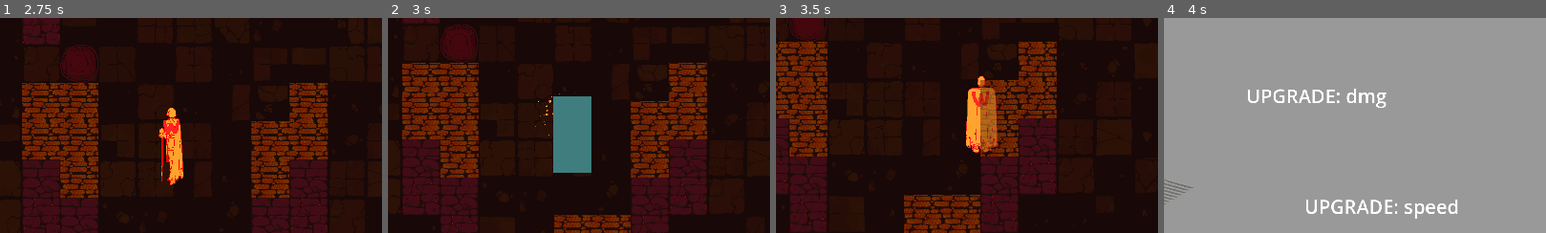
Above: before the commit, frames 1-4 (left to right).
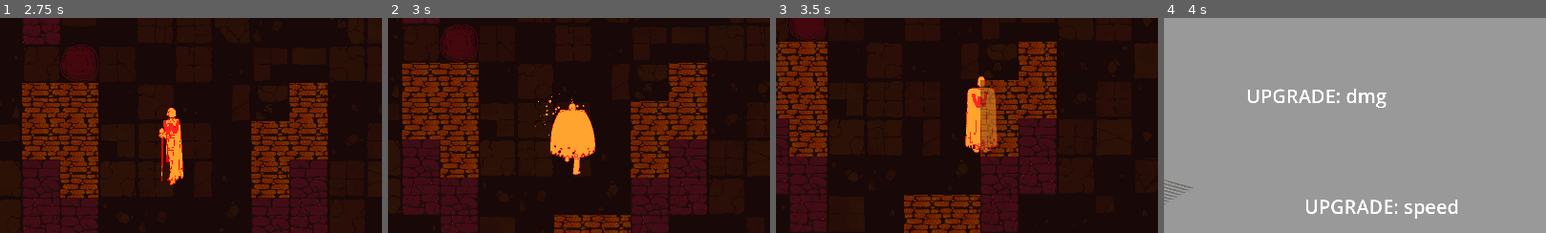
Above: after the commit, the same moments.

Repository: jible/capstone
Game: Godot game, scene res://scenes/testScenes/main_menu.tscn
The game is run twice, just before and just after one commit, with the same random seed, the same clock (stepped at 60 frames per second) and the same inputs. The engine's default icon, where the game draws it, is replaced by a stand-in: a white triangle on a blue panel in a dark square.
Inputs (mouse positions are % of the whole screen's width and height, from its top left):
- Up to frame 1 (2.75 s): click (50, 75) at 0.5 s; move the mouse to (72, 45) at 1.27 s; hold Right (right) 1.28-2.03 s; hold Space (attack) 1.28-2.03 s; move the mouse to (30, 55) at 2.02 s; hold Down (down) from 2.03 s (still down); tap Space (attack) at 2.1 s
- Up to frame 2 (3 s): move the mouse to (60, 28) at 2.77 s; release Down (down) at 2.78 s; hold Right (right) from 2.78 s (still down); hold Space (attack) from 2.78 s (still down)
- Up to frame 3 (3.5 s): keep holding Right (right); keep holding Space (attack)
- Up to frame 4 (4 s): move the mouse to (45, 70) at 3.52 s; release Right (right) at 3.53 s; release Space (attack) at 3.53 s; hold Tab (OpenUpgrades) from 3.53 s (still down); tap Space (attack) at 3.6 s
The pictures show only the part of the screen within x 29-79%, y 30-80%; the shares and areas given below are measured in that part.

Frame 1 is identical in both runs. In frame 2, 3.8% of the frame differs, in the area x 42-55%, y 36-73%; in frame 3, 0.4%; in frame 4, nothing differs.

Commit message:
currency and player attack (north and south) animations

Diff:
--- a/scenes/prefabs/collectable.tscn
+++ b/scenes/prefabs/collectable.tscn
@@ -1,13 +1,90 @@
-[gd_scene load_steps=5 format=3 uid="uid://y552t2bx22bv"]
+[gd_scene load_steps=16 format=3 uid="uid://y552t2bx22bv"]
 
 [ext_resource type="Script" path="res://scripts/collectable.gd" id="1_7ahly"]
-[ext_resource type="Texture2D" uid="uid://c7850720ld0bf" path="res://assets/sprites/currency-prototype.png" id="2_468n4"]
+[ext_resource type="Texture2D" uid="uid://dk54mnm0o8jt1" path="res://assets/spritesheets/currency.png" id="2_dgw6i"]
 [ext_resource type="Texture2D" uid="uid://btawghlpn4ah1" path="res://assets/images/particle.jpg" id="3_q4sbc"]
 
 [sub_resource type="CircleShape2D" id="CircleShape2D_be6op"]
 
+[sub_resource type="AtlasTexture" id="AtlasTexture_py6em"]
+atlas = ExtResource("2_dgw6i")
+region = Rect2(0, 0, 150, 150)
+
+[sub_resource type="AtlasTexture" id="AtlasTexture_37w46"]
+atlas = ExtResource("2_dgw6i")
+region = Rect2(150, 0, 150, 150)
+
+[sub_resource type="AtlasTexture" id="AtlasTexture_5bcq3"]
+atlas = ExtResource("2_dgw6i")
+region = Rect2(300, 0, 150, 150)
+
+[sub_resource type="AtlasTexture" id="AtlasTexture_4sy7t"]
+atlas = ExtResource("2_dgw6i")
+region = Rect2(0, 150, 150, 150)
+
+[sub_resource type="AtlasTexture" id="AtlasTexture_ecdvx"]
+atlas = ExtResource("2_dgw6i")
+region = Rect2(150, 150, 150, 150)
+
+[sub_resource type="AtlasTexture" id="AtlasTexture_433iu"]
+atlas = ExtResource("2_dgw6i")
+region = Rect2(300, 150, 150, 150)
+
+[sub_resource type="AtlasTexture" id="AtlasTexture_3s0a6"]
+atlas = ExtResource("2_dgw6i")
+region = Rect2(0, 300, 150, 150)
+
+[sub_resource type="AtlasTexture" id="AtlasTexture_r2plr"]
+atlas = ExtResource("2_dgw6i")
+region = Rect2(150, 300, 150, 150)
+
+[sub_resource type="AtlasTexture" id="AtlasTexture_fjias"]
+atlas = ExtResource("2_dgw6i")
+region = Rect2(300, 300, 150, 150)
+
+[sub_resource type="AtlasTexture" id="AtlasTexture_22xss"]
+atlas = ExtResource("2_dgw6i")
+region = Rect2(0, 450, 150, 150)
+
+[sub_resource type="SpriteFrames" id="SpriteFrames_ttv1t"]
+animations = [{
+"frames": [{
+"duration": 1.0,
+"texture": SubResource("AtlasTexture_py6em")
+}, {
+"duration": 1.0,
+"texture": SubResource("AtlasTexture_37w46")
+}, {
+"duration": 1.0,
+"texture": SubResource("AtlasTexture_5bcq3")
+}, {
+"duration": 1.0,
+"texture": SubResource("AtlasTexture_4sy7t")
+}, {
+"duration": 1.0,
+"texture": SubResource("AtlasTexture_ecdvx")
+}, {
+"duration": 1.0,
+"texture": SubResource("AtlasTexture_433iu")
+}, {
+"duration": 1.0,
+"texture": SubResource("AtlasTexture_3s0a6")
+}, {
+"duration": 1.0,
+"texture": SubResource("AtlasTexture_r2plr")
+}, {
+"duration": 1.0,
+"texture": SubResource("AtlasTexture_fjias")
+}, {
+"duration": 1.0,
+"texture": SubResource("AtlasTexture_22xss")
+}],
+"loop": true,
+"name": &"default",
+"speed": 8.0
+}]
+
 [node name="Collectable" type="Area2D"]
-scale = Vector2(4, 4)
 collision_layer = 512
 collision_mask = 0
 script = ExtResource("1_7ahly")
@@ -15,8 +92,9 @@
 [node name="CollisionShape2D" type="CollisionShape2D" parent="."]
 shape = SubResource("CircleShape2D_be6op")
 
-[node name="Sprite2D" type="Sprite2D" parent="."]
-texture = ExtResource("2_468n4")
+[node name="Sprite2D" type="AnimatedSprite2D" parent="."]
+sprite_frames = SubResource("SpriteFrames_ttv1t")
+autoplay = "default"
 
 [node name="CPUParticles2D" type="CPUParticles2D" parent="."]
 scale = Vector2(0.5, 0.5)
--- a/scenes/prefabs/player/player.tscn
+++ b/scenes/prefabs/player/player.tscn
@@ -57,53 +57,77 @@
 atlas = ExtResource("3_tdv4r")
 region = Rect2(720, 480, 360, 480)
 
-[sub_resource type="AtlasTexture" id="AtlasTexture_o887s"]
-atlas = ExtResource("4_brmst")
-region = Rect2(0, 0, 360, 480)
-
-[sub_resource type="AtlasTexture" id="AtlasTexture_in5f3"]
-atlas = ExtResource("4_brmst")
-region = Rect2(360, 0, 360, 480)
-
-[sub_resource type="AtlasTexture" id="AtlasTexture_gc7ed"]
-atlas = ExtResource("4_brmst")
-region = Rect2(720, 0, 360, 480)
-
-[sub_resource type="AtlasTexture" id="AtlasTexture_tfxux"]
-atlas = ExtResource("4_brmst")
-region = Rect2(0, 480, 360, 480)
-
-[sub_resource type="AtlasTexture" id="AtlasTexture_dpua5"]
+[sub_resource type="AtlasTexture" id="AtlasTexture_12h6n"]
+atlas = ExtResource("4_brmst")
+region = Rect2(0, 0, 360, 480)
+
+[sub_resource type="AtlasTexture" id="AtlasTexture_hcn3k"]
+atlas = ExtResource("4_brmst")
+region = Rect2(360, 0, 360, 480)
+
+[sub_resource type="AtlasTexture" id="AtlasTexture_ea4vm"]
+atlas = ExtResource("4_brmst")
+region = Rect2(720, 0, 360, 480)
+
+[sub_resource type="AtlasTexture" id="AtlasTexture_c8u5i"]
+atlas = ExtResource("4_brmst")
+region = Rect2(1080, 0, 360, 480)
+
+[sub_resource type="AtlasTexture" id="AtlasTexture_utqtm"]
+atlas = ExtResource("4_brmst")
+region = Rect2(0, 480, 360, 480)
+
+[sub_resource type="AtlasTexture" id="AtlasTexture_qiftu"]
 atlas = ExtResource("4_brmst")
 region = Rect2(360, 480, 360, 480)
 
-[sub_resource type="AtlasTexture" id="AtlasTexture_e1l4p"]
+[sub_resource type="AtlasTexture" id="AtlasTexture_ynyj6"]
 atlas = ExtResource("4_brmst")
 region = Rect2(720, 480, 360, 480)
 
-[sub_resource type="AtlasTexture" id="AtlasTexture_ub7mt"]
-atlas = ExtResource("5_q67vo")
-region = Rect2(0, 0, 360, 480)
-
-[sub_resource type="AtlasTexture" id="AtlasTexture_r62du"]
-atlas = ExtResource("5_q67vo")
-region = Rect2(360, 0, 360, 480)
-
-[sub_resource type="AtlasTexture" id="AtlasTexture_q1xrw"]
-atlas = ExtResource("5_q67vo")
-region = Rect2(720, 0, 360, 480)
-
-[sub_resource type="AtlasTexture" id="AtlasTexture_0f2tk"]
-atlas = ExtResource("5_q67vo")
-region = Rect2(0, 480, 360, 480)
-
-[sub_resource type="AtlasTexture" id="AtlasTexture_ogb8c"]
+[sub_resource type="AtlasTexture" id="AtlasTexture_bwh5s"]
+atlas = ExtResource("4_brmst")
+region = Rect2(1080, 480, 360, 480)
+
+[sub_resource type="AtlasTexture" id="AtlasTexture_mu1gg"]
+atlas = ExtResource("4_brmst")
+region = Rect2(0, 960, 360, 480)
+
+[sub_resource type="AtlasTexture" id="AtlasTexture_8uiuo"]
+atlas = ExtResource("5_q67vo")
+region = Rect2(0, 0, 360, 480)
+
+[sub_resource type="AtlasTexture" id="AtlasTexture_78qtv"]
+atlas = ExtResource("5_q67vo")
+region = Rect2(360, 0, 360, 480)
+
+[sub_resource type="AtlasTexture" id="AtlasTexture_byuxo"]
+atlas = ExtResource("5_q67vo")
+region = Rect2(720, 0, 360, 480)
+
+[sub_resource type="AtlasTexture" id="AtlasTexture_yly85"]
+atlas = ExtResource("5_q67vo")
+region = Rect2(1080, 0, 360, 480)
+
+[sub_resource type="AtlasTexture" id="AtlasTexture_57pc0"]
+atlas = ExtResource("5_q67vo")
+region = Rect2(0, 480, 360, 480)
+
+[sub_resource type="AtlasTexture" id="AtlasTexture_2eyqe"]
 atlas = ExtResource("5_q67vo")
 region = Rect2(360, 480, 360, 480)
 
-[sub_resource type="AtlasTexture" id="AtlasTexture_op05h"]
+[sub_resource type="AtlasTexture" id="AtlasTexture_8hp24"]
 atlas = ExtResource("5_q67vo")
 region = Rect2(720, 480, 360, 480)
+
+[sub_resource type="AtlasTexture" id="AtlasTexture_vqujb"]
+atlas = ExtResource("5_q67vo")
+region = Rect2(1080, 480, 360, 480)
+
+[sub_resource type="AtlasTexture" id="AtlasTexture_ne5sm"]
+atlas = ExtResource("5_q67vo")
+region = Rect2(0, 960, 360, 480)
 
 [sub_resource type="AtlasTexture" id="AtlasTexture_mouh6"]
 atlas = ExtResource("6_dbqvv")
@@ -324,22 +348,31 @@
 }, {
 "frames": [{
 "duration": 1.0,
-"texture": SubResource("AtlasTexture_o887s")
-}, {
-"duration": 1.0,
-"texture": SubResource("AtlasTexture_in5f3")
-}, {
-"duration": 1.0,
-"texture": SubResource("AtlasTexture_gc7ed")
-}, {
-"duration": 1.0,
-"texture": SubResource("AtlasTexture_tfxux")
-}, {
-"duration": 1.0,
-"texture": SubResource("AtlasTexture_dpua5")
-}, {
-"duration": 1.0,
-"texture": SubResource("AtlasTexture_e1l4p")
+"texture": SubResource("AtlasTexture_12h6n")
+}, {
+"duration": 1.0,
+"texture": SubResource("AtlasTexture_hcn3k")
+}, {
+"duration": 1.0,
+"texture": SubResource("AtlasTexture_ea4vm")
+}, {
+"duration": 1.0,
+"texture": SubResource("AtlasTexture_c8u5i")
+}, {
+"duration": 1.0,
+"texture": SubResource("AtlasTexture_utqtm")
+}, {
+"duration": 1.0,
+"texture": SubResource("AtlasTexture_qiftu")
+}, {
+"duration": 1.0,
+"texture": SubResource("AtlasTexture_ynyj6")
+}, {
+"duration": 1.0,
+"texture": SubResource("AtlasTexture_bwh5s")
+}, {
+"duration": 1.0,
+"texture": SubResource("AtlasTexture_mu1gg")
 }],
 "loop": false,
 "name": &"attack_north",
@@ -347,22 +380,31 @@
 }, {
 "frames": [{
 "duration": 1.0,
-"texture": SubResource("AtlasTexture_ub7mt")
-}, {
-"duration": 1.0,
-"texture": SubResource("AtlasTexture_r62du")
-}, {
-"duration": 1.0,
-"texture": SubResource("AtlasTexture_q1xrw")
-}, {
-"duration": 1.0,
-"texture": SubResource("AtlasTexture_0f2tk")
-}, {
-"duration": 1.0,
-"texture": SubResource("AtlasTexture_ogb8c")
-}, {
-"duration": 1.0,
-"texture": SubResource("AtlasTexture_op05h")
+"texture": SubResource("AtlasTexture_8uiuo")
+}, {
+"duration": 1.0,
+"texture": SubResource("AtlasTexture_78qtv")
+}, {
+"duration": 1.0,
+"texture": SubResource("AtlasTexture_byuxo")
+}, {
+"duration": 1.0,
+"texture": SubResource("AtlasTexture_yly85")
+}, {
+"duration": 1.0,
+"texture": SubResource("AtlasTexture_57pc0")
+}, {
+"duration": 1.0,
+"texture": SubResource("AtlasTexture_2eyqe")
+}, {
+"duration": 1.0,
+"texture": SubResource("AtlasTexture_8hp24")
+}, {
+"duration": 1.0,
+"texture": SubResource("AtlasTexture_vqujb")
+}, {
+"duration": 1.0,
+"texture": SubResource("AtlasTexture_ne5sm")
 }],
 "loop": false,
 "name": &"attack_south",
@@ -614,7 +656,9 @@
 [node name="Animation Manager" parent="." node_paths=PackedStringArray("character") instance=ExtResource("9_sc1mn")]
 position = Vector2(0, -4)
 sprite_frames = SubResource("SpriteFrames_mf368")
-animation = &"death"
+animation = &"attack_north"
+frame = 8
+frame_progress = 1.0
 offset = Vector2(0, 2.76)
 character = NodePath("..")
 
Not shown, added: assets/spritesheets/currency.png.import
Not shown, added: assets/spritesheets/health.png.import
Binary file added: assets/spritesheets/player_attack_north.gif
Binary file changed: assets/spritesheets/player_attack_north.png
Binary file changed: assets/spritesheets/player_attack_south.png
Not shown, added: assets/spritesheets/spritesheet.png.import
Not shown, added: assets/tilesets/combined_lust_temp.png.import
Not shown: 1 places in scenes/prefabs/player/player.tscn that only renumber resources
